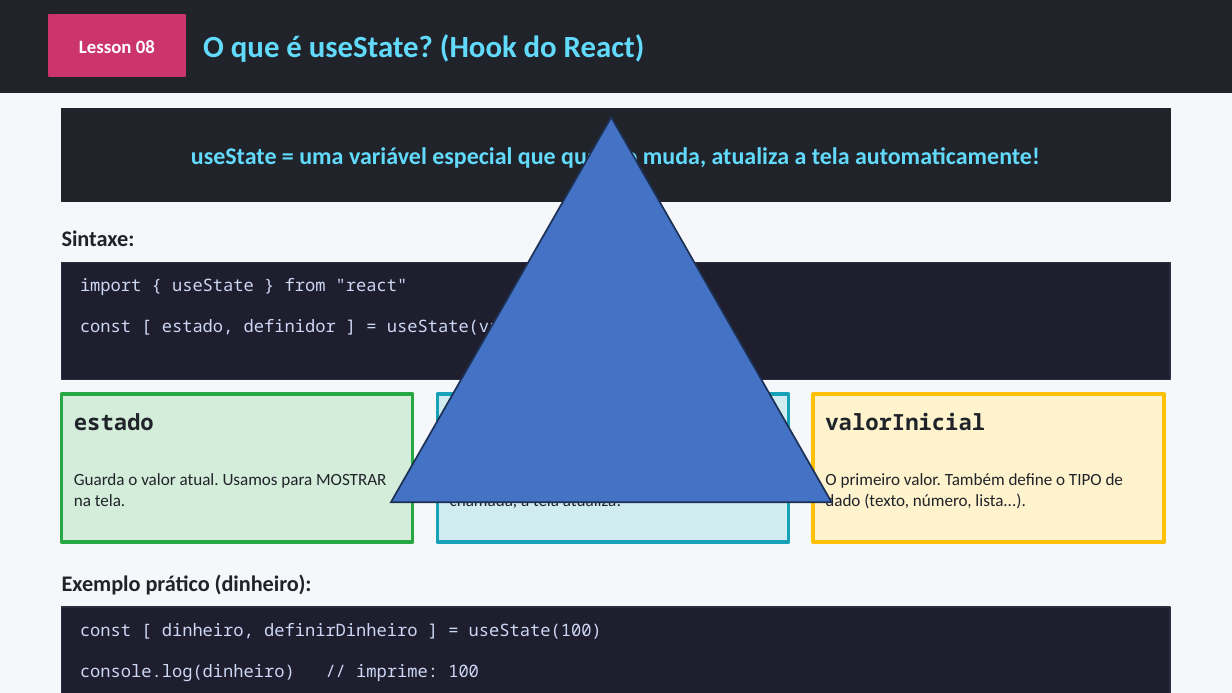
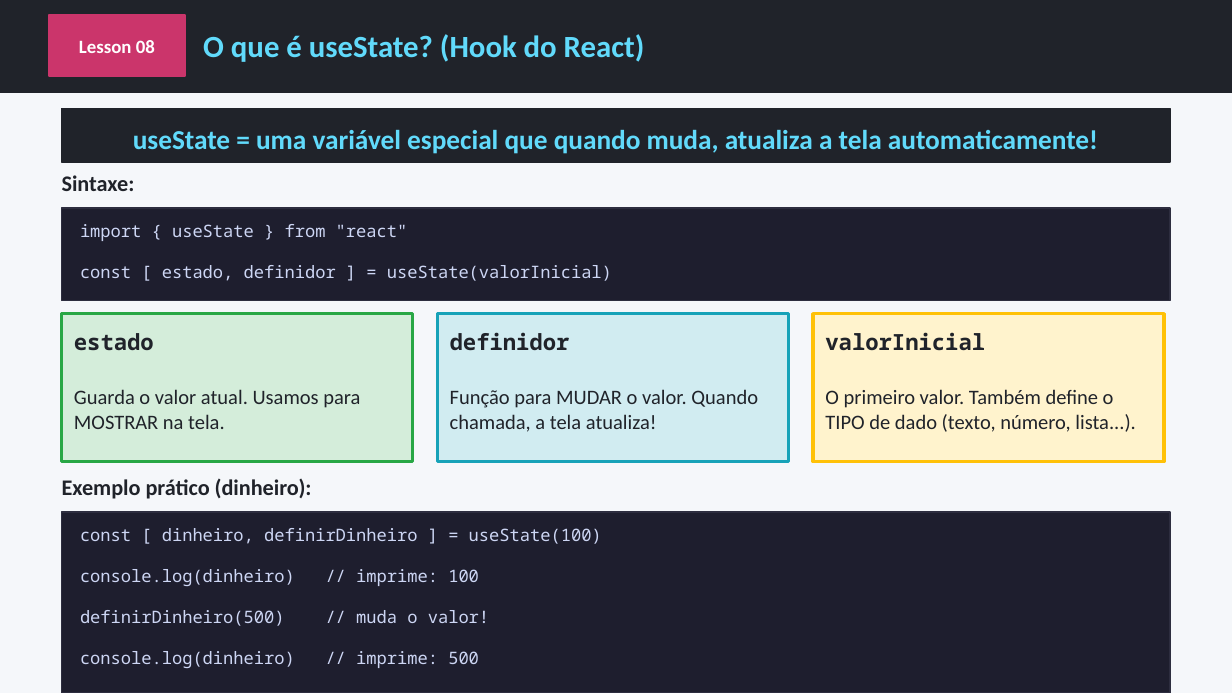
Before and after one commit to AlunosSuper/aula3React, a slide deck: slide 13 of react-aula3.pptx (slide 12 before the commit). Drawn at 1232x693 pixels with LibreOffice and Linux fonts; fonts in the diff are those of the drawing. Boxes give left, top, right and bottom in pixels: in the first picture for what was removed or moved away, otherwise in the second. Text is boxed around its words. In the diff, an @@ line names an element or a change of style, - is before the commit and + after.

```diff
--- a/react-aula3.pptx
+++ b/react-aula3.pptx
@@ rectangle: place and size @@
-rectangle at [62,108,1170,201]
+rectangle at [62,108,1170,163]
@@ text "useState = uma variável especial ...": place and size @@
-text "useState = uma variável especial ..." at [191,143,1040,170]
+text "useState = uma variável especial ..." at [133,130,1098,154]
@@ text "useState = uma variável especial ..." at [133,130,1098,154]: size 14 to 16 pt @@
@@ triangle removed at [391,117,832,501] @@
@@ text "Sintaxe:": place and size @@
-text "Sintaxe:" at [62,230,135,246]
+text "Sintaxe:" at [62,175,135,191]
@@ rectangle: place and size @@
-rectangle at [62,262,1170,379]
+rectangle at [62,208,1170,301]
@@ text "import { useState } from ...": place and size @@
-text "import { useState } from ..." at [80,278,612,338]
+text "import { useState } from ..." at [80,224,612,281]
@@ 5 texts, 3 rectangles: place and size @@
-5 texts, 3 rectangles at [62,394,1164,542]
+5 texts, 3 rectangles at [62,314,1164,462]
@@ text added at [450,332,570,351], 13 pt, text #20232A, bold @@
+definidor
@@ size 10 to 12 pt in 3 elements at [74,389,360,429], [450,389,758,432], [825,389,1136,432] @@
@@ text "Exemplo prático (dinheiro):": place and size @@
-text "Exemplo prático (dinheiro):" at [62,575,312,595]
+text "Exemplo prático (dinheiro):" at [62,479,312,499]
@@ rectangle: place and size @@
-rectangle at [62,607,1170,693]
+rectangle at [62,513,1170,693]
@@ text "const [ dinheiro, definirDinheiro ] ..." rewrapped from [80,623,602,681] to [80,528,602,668] @@
```
Also in this commit, not shown: 11 other slides changed, 1 slide added, 8 other files.
